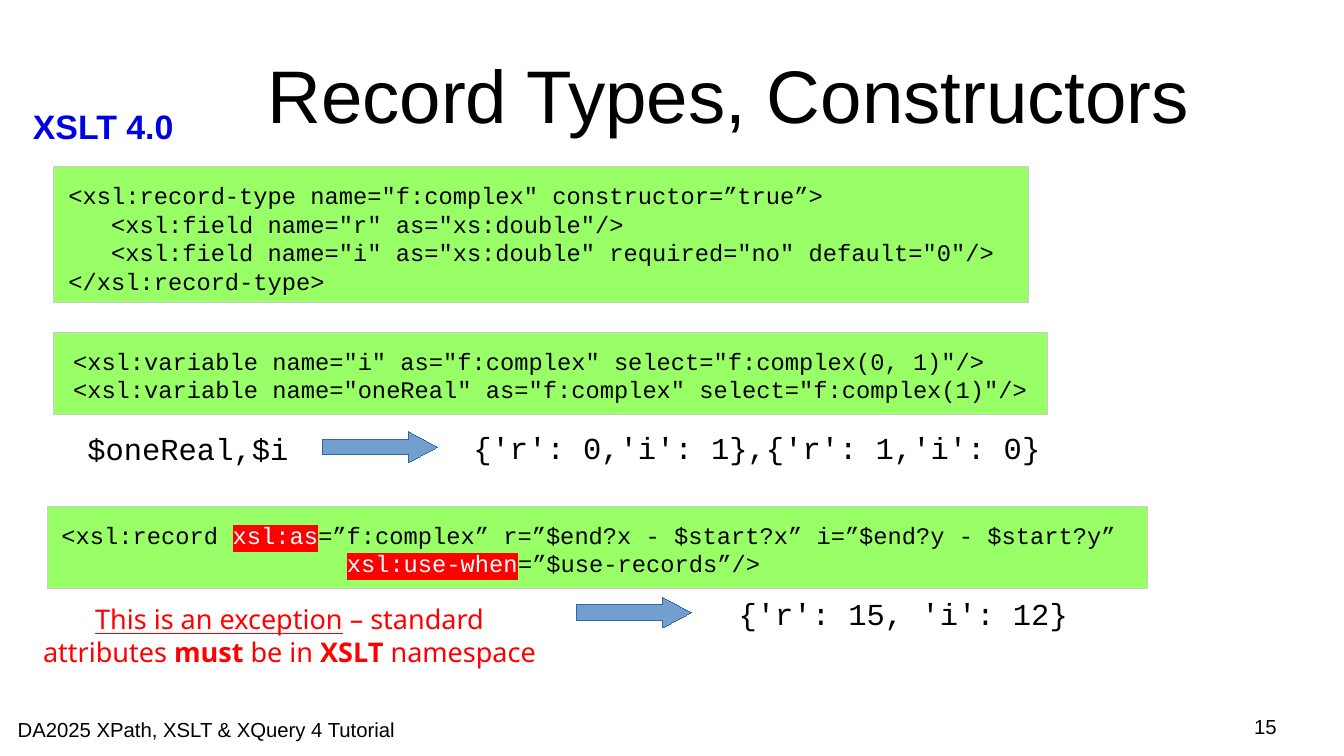
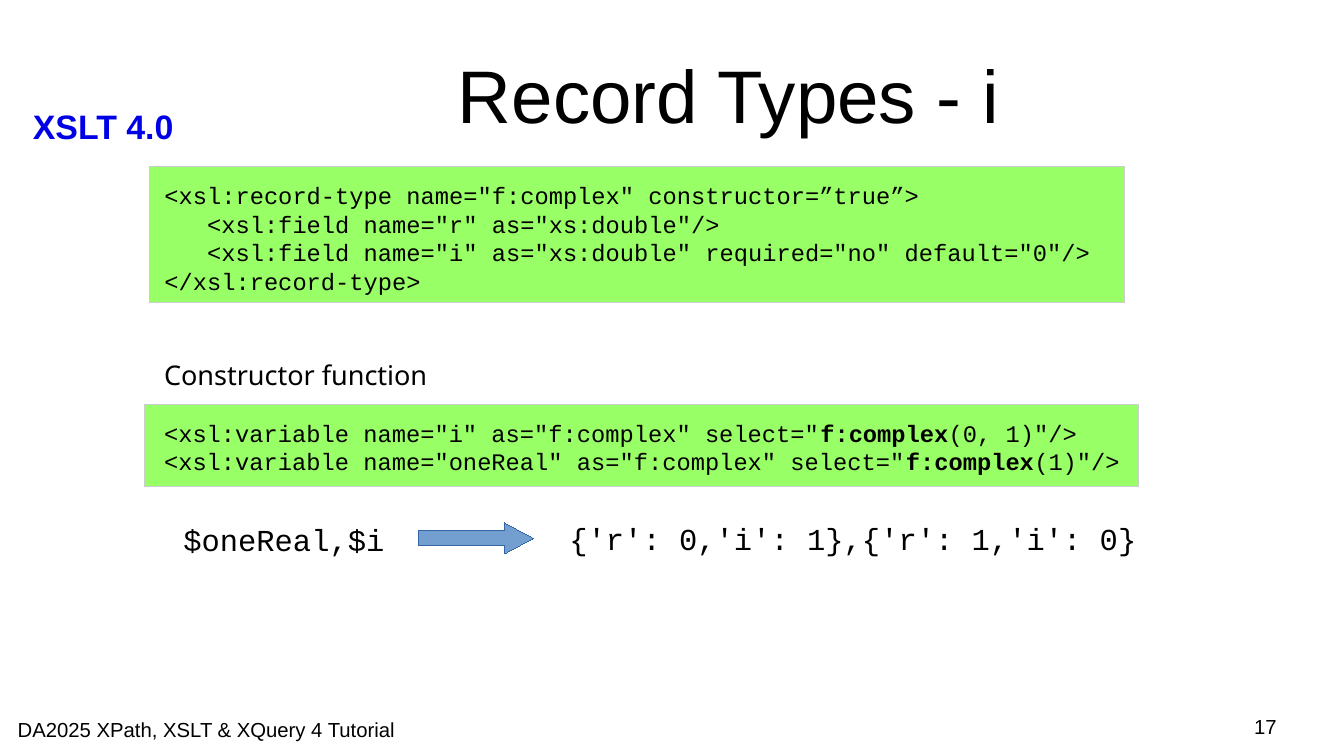
Before and after one commit to johnlumley/johnlumley.github.io, a slide deck: slide 17 of DA2025/slides/QT4-XSLT.odp (slide 15 before the commit). Drawn at 1344x756 pixels with LibreOffice and Linux fonts; fonts in the diff are those of the drawing; background and template pictures are left out. Boxes give left, top, right and bottom in pixels: in the first picture for what was removed or moved away, otherwise in the second. Text is boxed around its words. In the diff, an @@ line names an element or a change of style, - is before the commit and + after.

```diff
--- a/DA2025/slides/QT4-XSLT.odp
+++ b/DA2025/slides/QT4-XSLT.odp
@@ title at (458, 69, 999, 137): text changed @@
-Record Types, Constructors
+Record Types - i
@@ rectangle "<xsl:record-type name="f:complex" constructor=”true”>": place and size @@
-rectangle "<xsl:record-type name="f:complex" constructor=”true”>" at (54, 167, 1029, 304)
+rectangle "<xsl:record-type name="f:complex" constructor=”true”>" at (150, 167, 1126, 304)
@@ text added at (164, 364, 427, 386), 16 pt, text #000000 @@
+Constructor function
@@ rectangle "<xsl:variable name="i" as="f:complex" select="f:complex(0, 1 ...": place and size @@
-rectangle "<xsl:variable name="i" as="f:complex" select="f:complex(0, 1 ..." at (54, 332, 1048, 415)
+rectangle "<xsl:variable name="i" as="f:complex" select="f:complex(0, 1 ..." at (145, 405, 1139, 488)
@@ rectangle "<xsl:variable name="i" as="f:complex" select="f:complex(0, 1 ..." at (145, 405, 1139, 488): bold on in "select="f:complex(0,", "select="f:complex(1)"/>" @@
@@ rectangle removed at (48, 506, 1148, 589) @@
-<xsl:record xsl:as=”f:complex” r=”$end?x - $start?x” i=”$end?y - $start?y”
-xsl:use-when=”$use-records”/>
@@ 2 texts, 1 right arrow: place and size @@
-2 texts, 1 right arrow at (87, 432, 1041, 466)
+2 texts, 1 right arrow at (183, 523, 1137, 557)
@@ right arrow removed at (577, 598, 692, 628) @@
@@ text removed at (43, 608, 536, 669) @@
-This is an exception – standard attributes must be in XSLT namespace
@@ text removed at (739, 603, 1068, 632) @@
-{'r': 15, 'i': 12}
@@ page number at (1254, 720, 1277, 734): text changed @@
-15
+17
```
Also in this commit, not shown: 14 other slides changed, 3 slides added, 4 other files.
